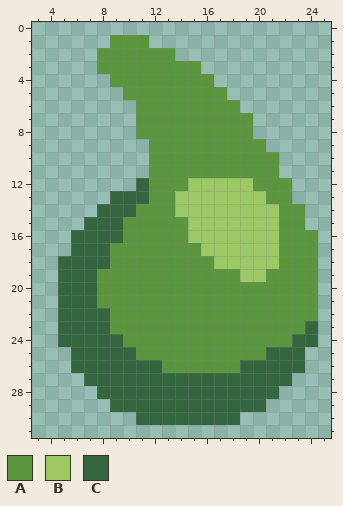
Edited in one commit: pixel-art sprite (core/assets-raw/sprites/items/liquid-arkycite.png). The picture above is the old version.
The file is 32x32 pixels. Shown: x 3..25, y 0..31.
Palette (. is transparent): A #59963e  B #9dc965  C #34663f
Pixels before, first column x 5:
 1 ....AAA.............
 2 ...AAAAAA...........
 3 ...AAAAAAAA.........
 4 ....AAAAAAAA........
 5 .....AAAAAAAA.......
 6 ......AAAAAAAA......
 7 ......AAAAAAAAA.....
 8 ......AAAAAAAAA.....
 9 .......AAAAAAAAA....
10 .......AAAAAAAAAA...
11 .......AAAAAAAAAA...
12 ......CAAABBBBBAAA..
13 ....CCCAABBBBBBBAA..
14 ...CCCAAABBBBBBBBAA.
15 ..CCCAAAAABBBBBBBAA.
16 .CCCCAAAAABBBBBBBAAA
17 .CCCAAAAAAABBBBBBAAA
18 CCCCAAAAAAAABBBBBAAA
19 CCCAAAAAAAAAAABBAAAA
20 CCCAAAAAAAAAAAAAAAAA
21 CCCAAAAAAAAAAAAAAAAA
22 CCCCAAAAAAAAAAAAAAAA
23 CCCCAAAAAAAAAAAAAAAC
24 CCCCCAAAAAAAAAAAAACC
25 .CCCCCAAAAAAAAAACCC.
26 .CCCCCCCAAAAAACCCCC.
27 ..CCCCCCCCCCCCCCCC..
28 ...CCCCCCCCCCCCCC...
29 ....CCCCCCCCCCCC....
30 ......CCCCCCCC......
New version:
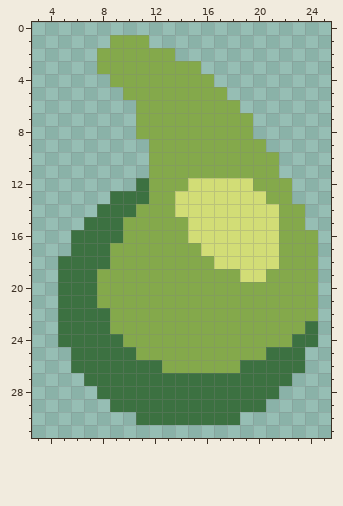
The edit:
colour A: #59963e -> #84a94b
colour B: #9dc965 -> #d2dd76
colour C: #34663f -> #3c7141
Where, in picture pixels (left, top, right, bottom), the same in both pictures:
changed: (58, 35, 318, 425)
